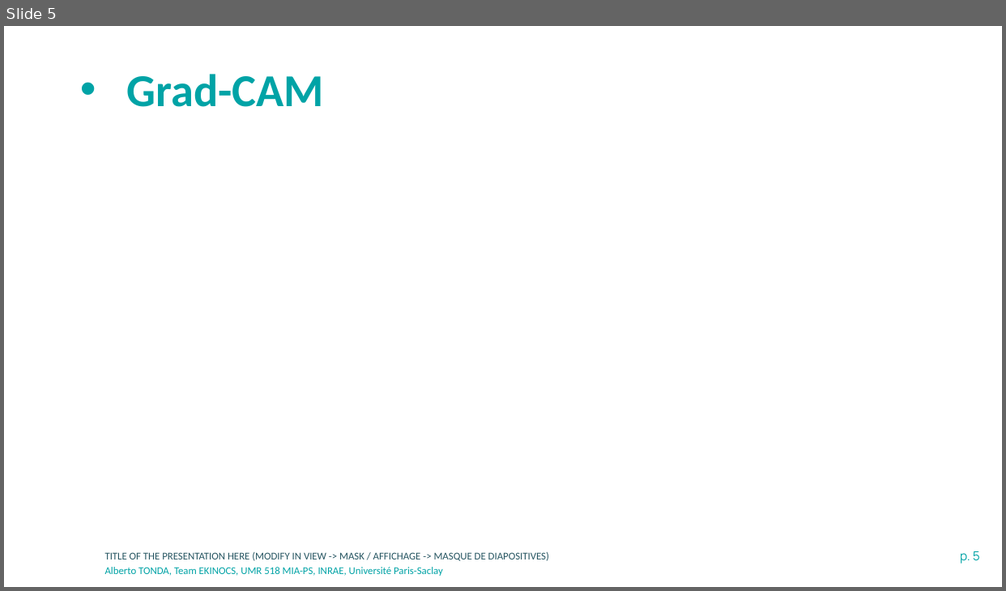
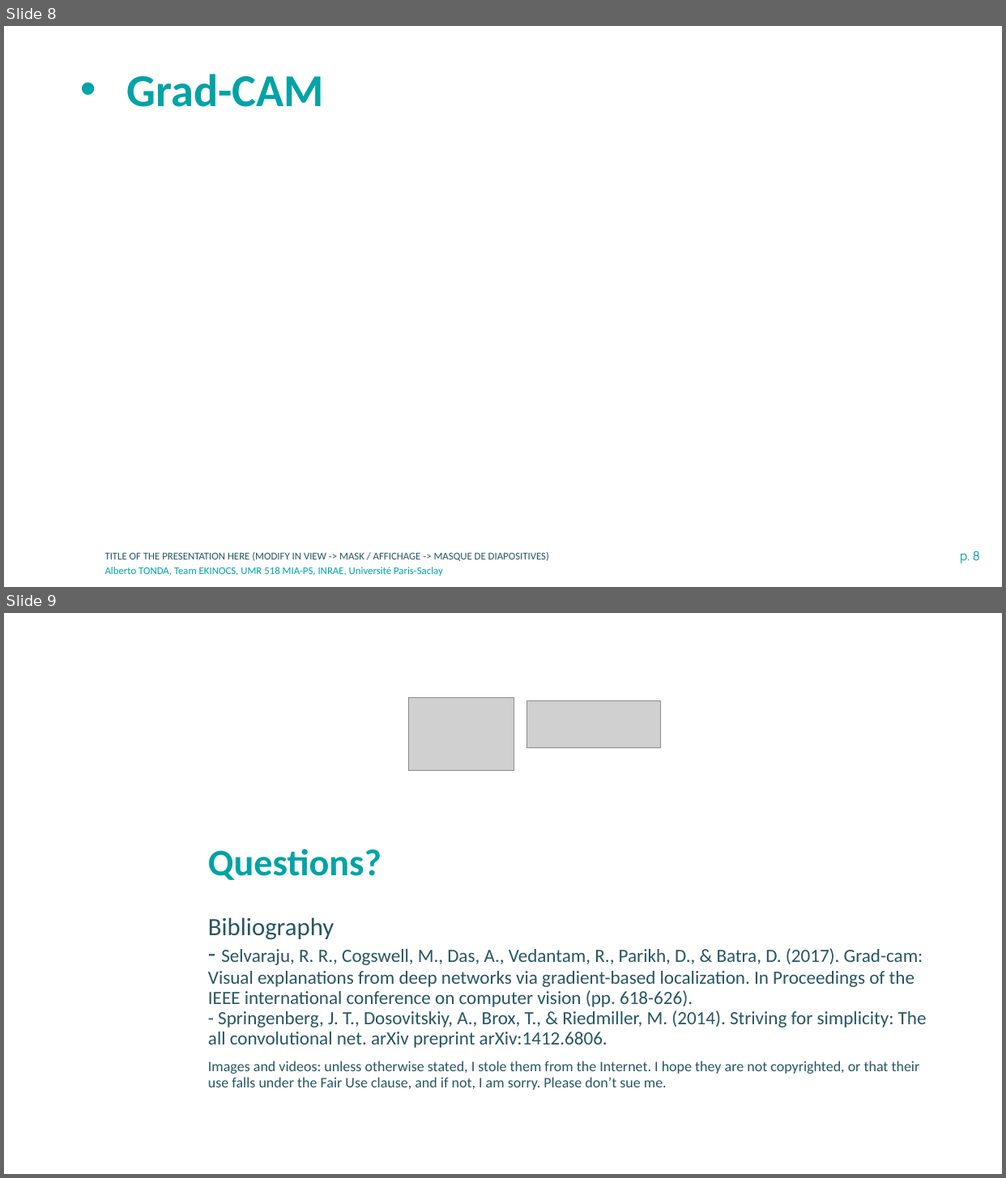
Before and after one commit to albertotonda/teaching, a slide deck: deep-learning-in-practice-with-pytorch/2-cnn-visualization.pptx. Shown one above the other, each under a label of ours: slide 5 before the commit, slides 8 and 9 after it. The pictures are 1006x591 and 1006x1178 pixels, drawn with LibreOffice and Linux fonts; fonts in the diff are those of the drawing; grey boxes stand for pictures; background and template pictures are left out. Boxes give left, top, right and bottom in pixels: in the first picture for what was removed or moved away, otherwise in the second. Text is boxed around its words. In the diff, an @@ line names an element or a change of style, - is before the commit and + after.

```diff
--- a/deep-learning-in-practice-with-pytorch/2-cnn-visualization.pptx
+++ b/deep-learning-in-practice-with-pytorch/2-cnn-visualization.pptx
@@ slide 9 added at bbox=[4, 613, 1002, 1174], background #FFFFFF @@
@@ picture added at bbox=[408, 698, 514, 771] @@
@@ picture added at bbox=[526, 700, 661, 747] @@
@@ title added at bbox=[208, 849, 381, 880], 36 pt, text #00A3A6, bold @@
+Questions?
@@ subtitle added at bbox=[208, 918, 927, 1090], 18 pt, text #275662 @@
+Bibliography
+- Selvaraju, R. R., Cogswell, M., Das, A., Vedantam, R., Parikh, D., & Batra, D. (2017). Grad-cam: Visual explanations from deep networks via gradient-based localization. In Proceedings of the IEEE international conference on computer vision (pp. 618-626).
+- Springenberg, J. T., Dosovitskiy, A., Brox, T., & Riedmiller, M. (2014). Striving for simplicity: The all convolutional net. arXiv preprint arXiv:1412.6806.
+Images and videos: unless otherwise stated, I stole them from the Internet. I hope they are not copyrighted, or that their use falls under the Fair Use clause, and if not, I am sorry. Please don’t sue me.
@@ what was slide 5 is now slide 8 @@
@@ page number at bbox=[960, 551, 980, 564]: text changed @@
-p. 5
+p. 8
```
Also in this commit, not shown: 1 slide changed, 4 other slides added, 1 slide removed, 11 other files.
